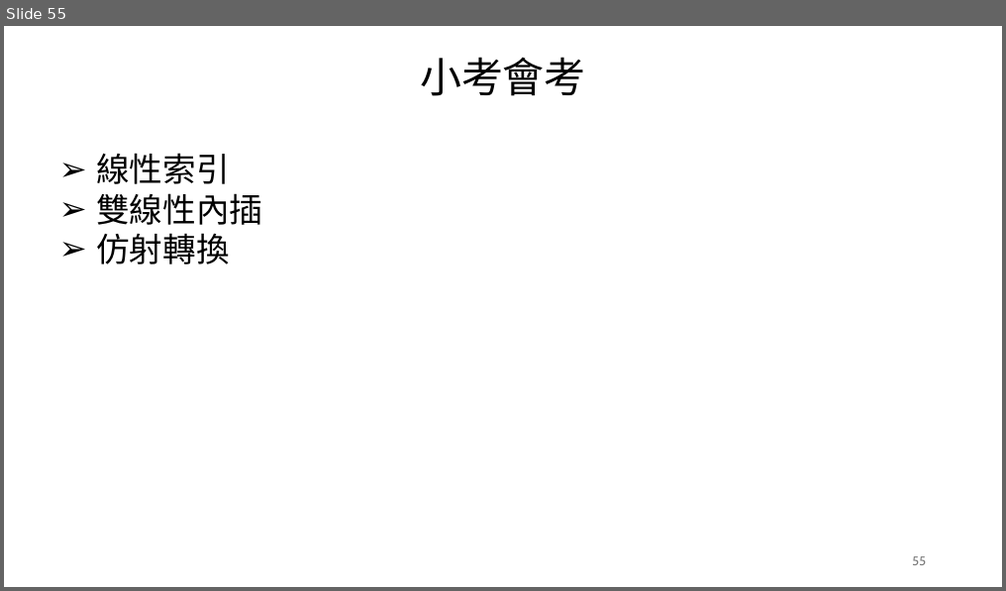
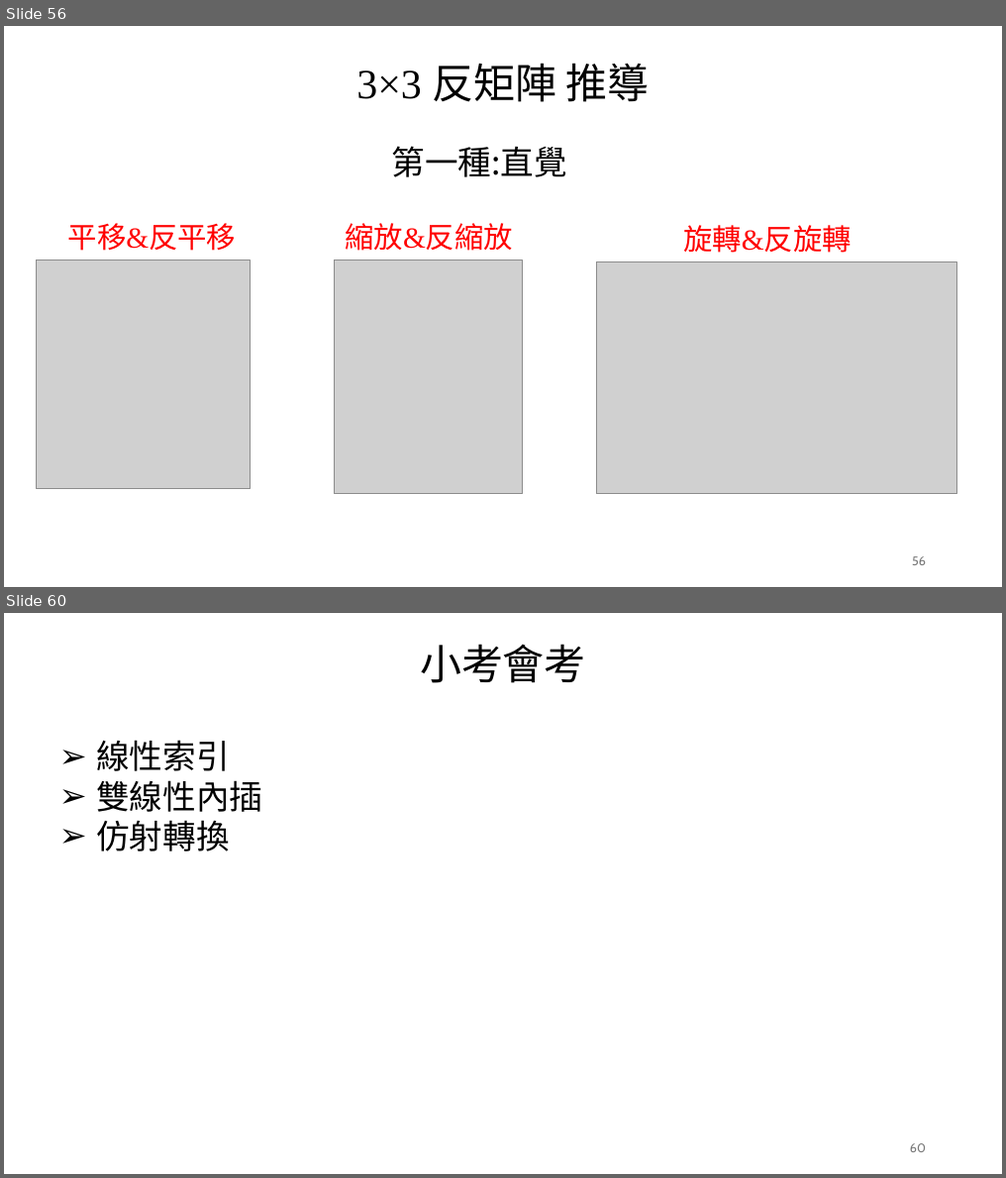
Before and after one commit to TamKangAI/ImageProcessing, a slide deck: 02_數位影像基礎/02_數位影像基礎.pptx. Shown one above the other, each under a label of ours: slide 55 before the commit, slides 56 and 60 after it; the slides between them are not shown. The pictures are 1006x591 and 1006x1178 pixels, drawn with LibreOffice and Linux fonts; fonts in the diff are those of the drawing; grey boxes stand for pictures. Boxes give left, top, right and bottom in pixels: in the first picture for what was removed or moved away, otherwise in the second. Text is boxed around its words. In the diff, an @@ line names an element or a change of style, - is before the commit and + after.

```diff
--- a/02_數位影像基礎/02_數位影像基礎.pptx
+++ b/02_數位影像基礎/02_數位影像基礎.pptx
@@ slide 56 added at (x1=4, y1=26, x2=1002, y2=587), background #FFFFFF @@
@@ text added at (x1=356, y1=63, x2=649, y2=102), 40 pt, text #000000 @@
+3×3 反矩陣 推導
@@ text added at (x1=392, y1=146, x2=567, y2=177), 32 pt, text #000000 @@
+第一種:直覺
@@ text added at (x1=68, y1=223, x2=237, y2=251), 28 pt, text #FF0000 @@
+平移&反平移
@@ text added at (x1=345, y1=223, x2=513, y2=251), 28 pt, text #FF0000 @@
+縮放&反縮放
@@ text added at (x1=683, y1=225, x2=851, y2=253), 28 pt, text #FF0000 @@
+旋轉&反旋轉
@@ picture added at (x1=37, y1=261, x2=250, y2=489) @@
@@ picture added at (x1=334, y1=261, x2=523, y2=494) @@
@@ picture added at (x1=596, y1=263, x2=957, y2=494) @@
@@ page number added at (x1=912, y1=557, x2=926, y2=566), 12 pt, text #797979 @@
+56
@@ what was slide 55 is now slide 60 @@
@@ page number at (x1=910, y1=1144, x2=926, y2=1153): text changed @@
-55
+60
```
Also in this commit, not shown: 9 slides changed, 4 other slides added, 3 other files.
